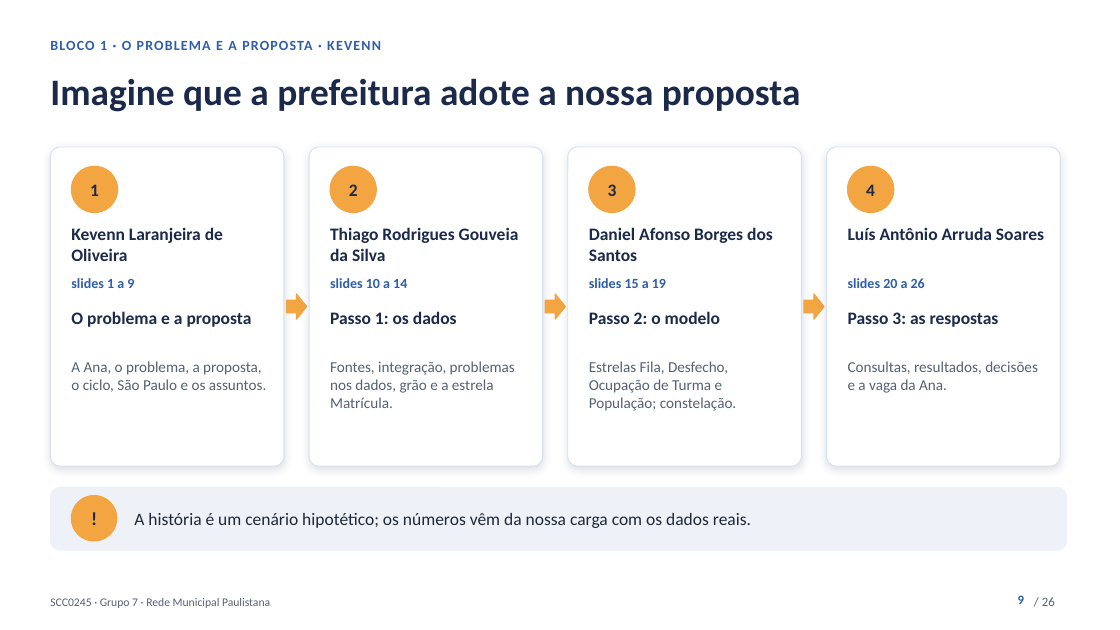
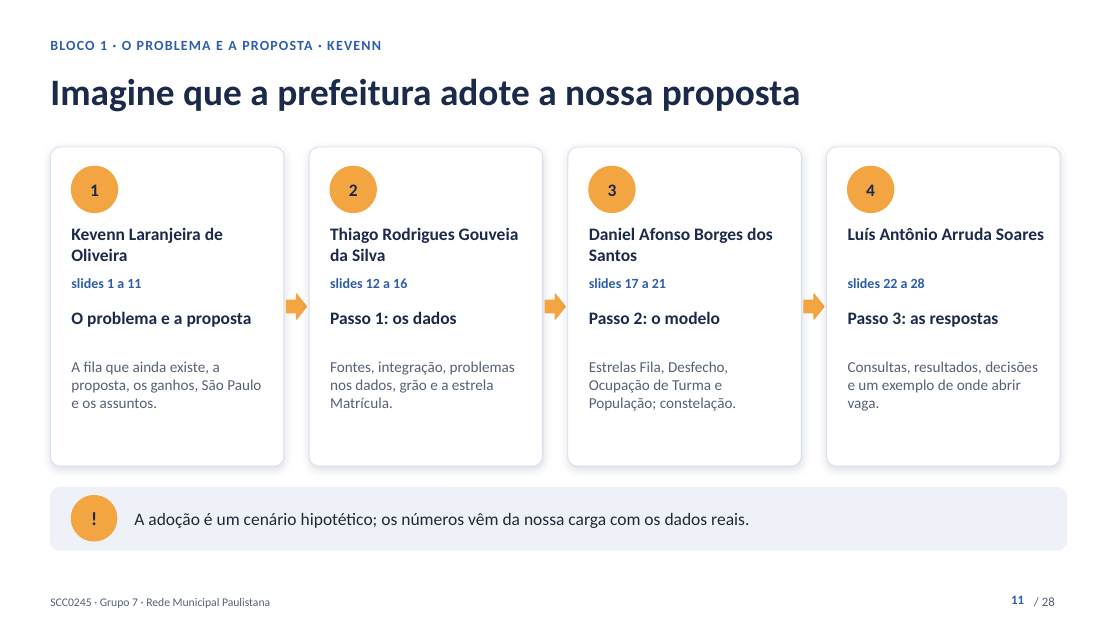
Before and after one commit to kevennlaranjeira/OLAP2026, a slide deck: slide 11 of docs/apresentacao/apresentacao-projeto1.pptx (slide 9 before the commit). Drawn at 1120x630 pixels with LibreOffice and Linux fonts; fonts in the diff are those of the drawing. Boxes give left, top, right and bottom in pixels: in the first picture for what was removed or moved away, otherwise in the second. Text is boxed around its words. In the diff, an @@ line names an element or a change of style, - is before the commit and + after.

Commit message:
docs(apresentacao): abertura sem persona, com a queda da fila e o que a proposta melhora (#16)
A história da Ana sai da apresentação. O bloco 1 agora segue uma linha:
- a fila de creche caiu 97% de 2015 a 2024, mas 3.633 crianças ainda esperavam;
- um slide escuro pergunta à plateia "e se fosse o seu filho?" (a criança fora da creche, o trabalho, a casa);
- o problema é onde abrir vaga: 2.502 das 3.633 esperavam uma unidade específica, e quem aceita qualquer unidade não esperava mais de 30 dias.

Dois slides novos mostram como a proposta ajuda a fila a cair mais. "Hoje, os dados se repetem e não conversam" traz quatro casos reais da nossa carga: 38.869 matrículas de creche que pareciam ativas em 2022, 193 códigos para 4.011 escolas em 2024, totais da fila que não fecham e zero que não é zero. "Consultas mais confiáveis e mais rápidas" traz o que medimos: 0,42 s para as oito consultas, 3,5 min de carga, 14 verificações e menos de 1% de diferença entre as bases.

O bloco 4 troca o fim da Ana por um exemplo (Grajaú e Tremembé) e pela volta à pergunta do começo. O bloco 1 fica com 7 minutos e os outros com 5. Os docs registram o tempo das consultas e a nova divisão. pptx, HTML e PDF vão para 28 slides.

```diff
--- a/docs/apresentacao/apresentacao-projeto1.pptx
+++ b/docs/apresentacao/apresentacao-projeto1.pptx
@@ text at [71, 278, 141, 288]: text changed @@
-slides 1 a 9
+slides 1 a 11
@@ text at [330, 278, 407, 288]: text changed @@
-slides 10 a 14
+slides 12 a 16
@@ text at [589, 278, 666, 288]: text changed @@
-slides 15 a 19
+slides 17 a 21
@@ text at [848, 278, 925, 288]: text changed @@
-slides 20 a 26
+slides 22 a 28
@@ text at [71, 361, 261, 408]: text changed @@
-A Ana, o problema, a proposta, o ciclo, São Paulo e os assuntos.
+A fila que ainda existe, a proposta, os ganhos, São Paulo e os assuntos.
@@ text at [848, 361, 1038, 411]: text changed @@
-Consultas, resultados, decisões e a vaga da Ana.
+Consultas, resultados, decisões e um exemplo de onde abrir vaga.
@@ text at [134, 513, 749, 528]: text changed @@
-A história é um cenário hipotético; os números vêm da nossa carga com os dados reais.
+A adoção é um cenário hipotético; os números vêm da nossa carga com os dados reais.
@@ page number at [1011, 595, 1024, 604]: text changed @@
-9
+11
```
Also in this commit, not shown: 23 other slides changed, 3 slides added, 1 slide removed, 9 other files.
